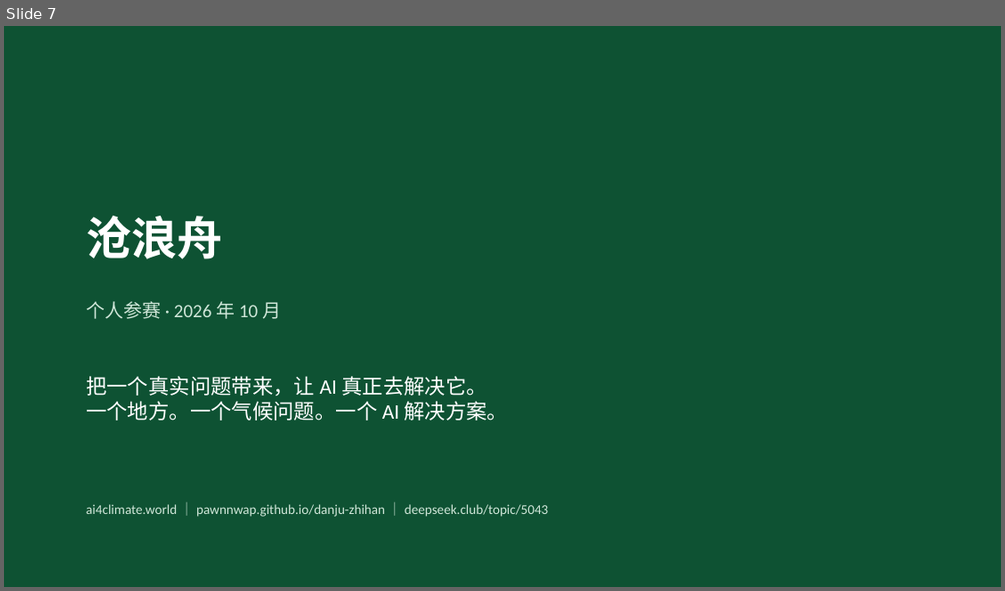
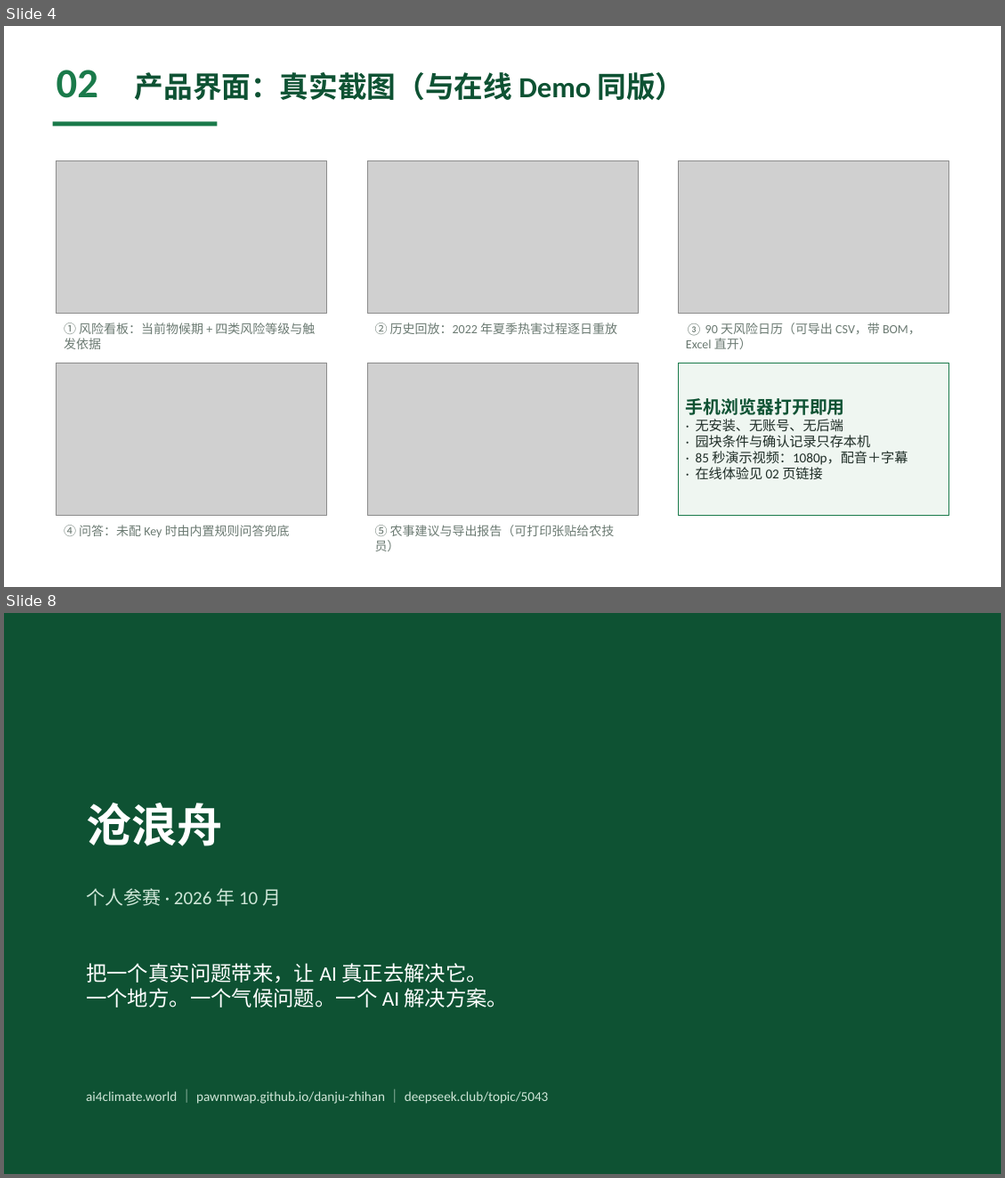
Before and after one commit to Pawnnwap/danju-zhihan, a slide deck: 丹橘知旱-参赛PPT.pptx. Shown one above the other, each under a label of ours: slide 7 before the commit, slides 4 and 8 after it; the slides between them are not shown. The pictures are 1005x591 and 1005x1178 pixels, drawn with LibreOffice and Linux fonts; fonts in the diff are those of the drawing; grey boxes stand for pictures. Boxes give left, top, right and bottom in pixels: in the first picture for what was removed or moved away, otherwise in the second. Text is boxed around its words. In the diff, an @@ line names an element or a change of style, - is before the commit and + after.

Commit message:
10-19 交付版：UI 改版 · Edge 配音 85 秒成片（含真机录屏）· PPT/帖子/表单同步 · 仓库补齐
包含此前的多次迭代提交（演示片重做、音色替换、UI、前端同步、README 补图、真机录屏），合并为一个提交，避免历史里残留过时口径（如「82 秒」）。
内容：
- style.css 全面改版（纸色底/深绿头/琥珀节标），首页加仓库入口
- 成片 84.57s 1080p，Edge TTS 云健，产品幕为真机录屏（切园块/滚动/日历悬停/问答）
- PPT 8 页（新 UI 截图、封面品牌标记、连接线修复）
- 补齐 LICENSE/tools/fixtures/GATES 等 22 个文件；README 补图与直链、GATES 说明
- 表单 AI 文本 1462 字（去「可选」、补不确定性与成功判据）

```diff
--- a/丹橘知旱-参赛PPT.pptx
+++ b/丹橘知旱-参赛PPT.pptx
@@ slide 4 added at (x1=4, y1=26, x2=1001, y2=587), background #FFFFFF @@
@@ text added at (x1=57, y1=70, x2=98, y2=98), 40 pt, text #1A7A4A, bold @@
+02
@@ text added at (x1=135, y1=72, x2=685, y2=100), 28 pt, text #0E5233, bold @@
+产品界面：真实截图（与在线 Demo 同版）
@@ rectangle added at (x1=53, y1=122, x2=217, y2=127), fill #1A7A4A @@
@@ picture added at (x1=57, y1=160, x2=327, y2=313) @@
@@ picture added at (x1=367, y1=160, x2=638, y2=313) @@
@@ picture added at (x1=679, y1=160, x2=949, y2=313) @@
@@ text added at (x1=64, y1=322, x2=315, y2=349), 12 pt, text #6B7A72 @@
+① 风险看板：当前物候期 + 四类风险等级与触发依据
@@ text added at (x1=375, y1=322, x2=617, y2=334), 12 pt, text #6B7A72 @@
+② 历史回放：2022 年夏季热害过程逐日重放
@@ text added at (x1=686, y1=322, x2=921, y2=349), 12 pt, text #6B7A72 @@
+③ 90 天风险日历（可导出 CSV，带 BOM，Excel 直开）
@@ picture added at (x1=57, y1=362, x2=327, y2=515) @@
@@ picture added at (x1=367, y1=362, x2=638, y2=515) @@
@@ rectangle added at (x1=679, y1=362, x2=949, y2=515), fill #EFF6F1, outline #1A7A4A 0.75 pt, 13 pt, text #1F2D27 @@
+手机浏览器打开即用
+· 无安装、无账号、无后端
+· 园块条件与确认记录只存本机
+· 85 秒演示视频：1080p，配音＋字幕
+· 在线体验见 02 页链接
@@ text added at (x1=64, y1=524, x2=290, y2=537), 12 pt, text #6B7A72 @@
+④ 问答：未配 Key 时由内置规则问答兜底
@@ text added at (x1=375, y1=524, x2=615, y2=551), 12 pt, text #6B7A72 @@
+⑤ 农事建议与导出报告（可打印张贴给农技员）
@@ what was slide 7 is now slide 8 @@
```
Also in this commit, not shown: 6 slides changed, 49 other files.
